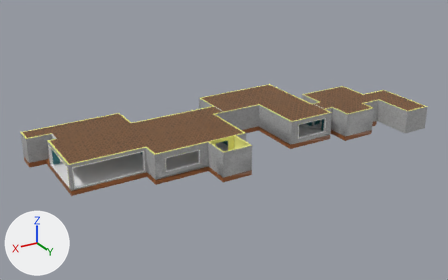
Two versions of the FBX model Assets/3D Files/House New Model/Level 1.fbx, one commit apart.
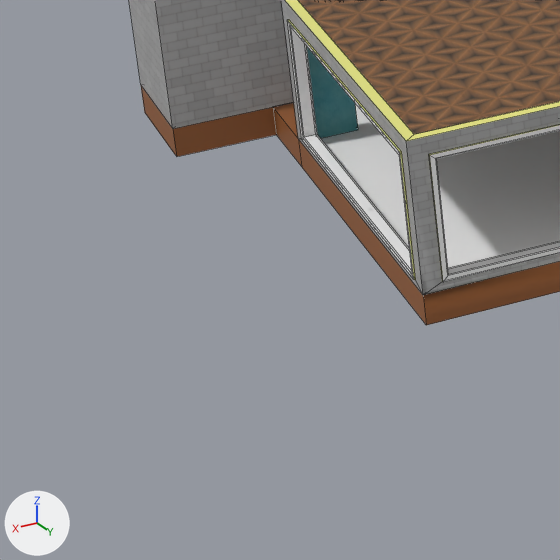
The first picture shows the older version from a camera (50 mm lens) standing at (2.55, 4.2, 1.84) and looking at (0.13, 0.16, -0.18). The close-ups show both versions on the part from 0% to 21% of the width and 50% to 84% of the height of that picture; other places that the commit changed are outside them. Lighting does not change. The marker at lower left points along +X, +Y and +Z. The close-ups show mesh edges as thin lines. Where no turn or scale is listed for an object, it has been applied to the vertices. Vertices at the same position are counted once.

Names of what the first close-up shows: 'Ceiling', 'Plane'.
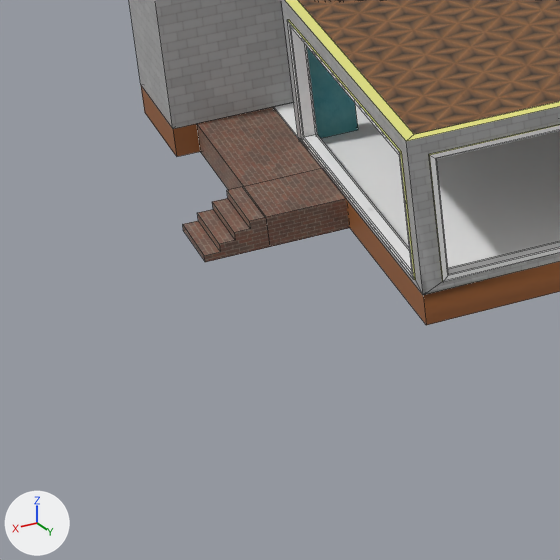
Boxes [x1, y1, x2, y2] around the edits, measured in the close-ups (560 x 560 px):
'Cube.001', added (brown)
    after: [183, 108, 349, 262]
part 1 of me_plane, recoloured (brown to white)
    both: [273, 102, 298, 138]

The edits, one by one:
Picture 'Brick_Wall_012_COLOR.jpg' (img_brick_wall_012_color_jpg) is new.
Material 'Bricks' (mat_bricks) is new.
Its texture is img_brick_wall_012_color_jpg.
me_plane is used by ob_plane; location (0.0, 0.0, -0.202).
me_plane had 524 vertices, 493 faces and spanned x -1.53..1.62, y -0.43..0.79, z -0.04..0.2.
me_plane now has 526 vertices, 494 faces and spans x -1.53..1.62, y -0.43..0.79, z -0.04..0.2.
me_plane part 1: 1 face spanning x 1.41..1.49, y -0.27..-0.16, z 0.0 switches from mat_base (brown #9a5e33) to mat_floor (its picture is missing).
Mesh me_cube_001 is new.
It has 30 vertices, 21 faces and spans x -0.05..0.13, y -0.053..0.26, z -0.02..0.02.
Faces by material slot: [6, 15].
It uses material mat_default (yellow #e7e582).
It uses material mat_bricks (picture img_brick_wall_012_color_jpg).
Object 'Cube.001' (ob_cube_001) is new; it shows me_cube_001.
Its location is (1.534, -0.221, -0.223).
